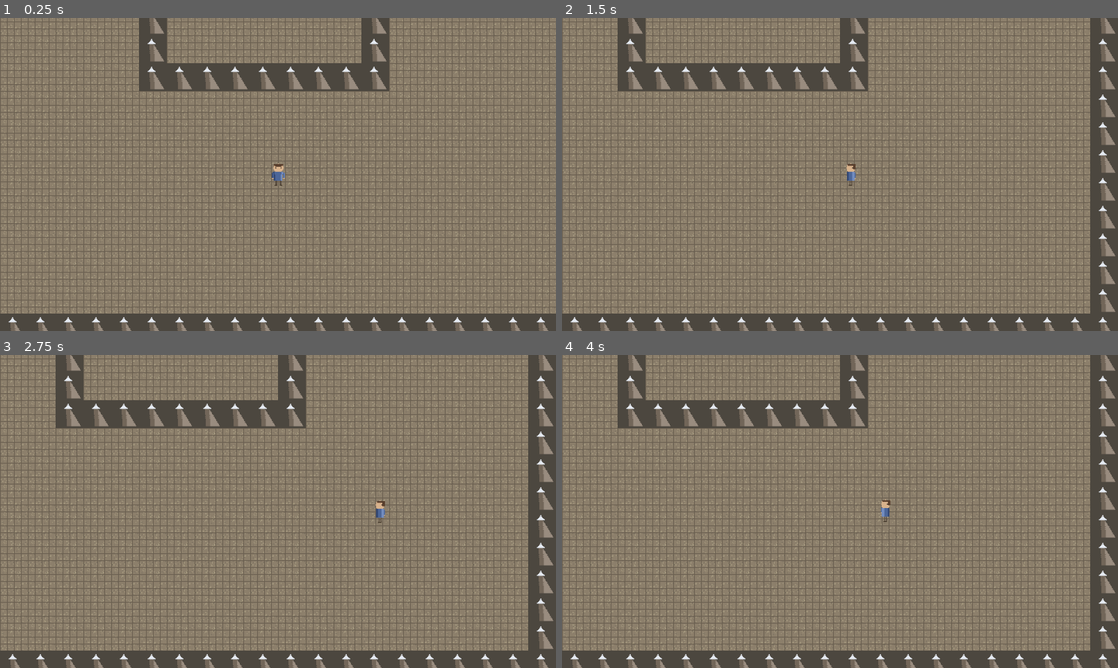
Above: before the commit, frames 1-4 (two rows, left to right).
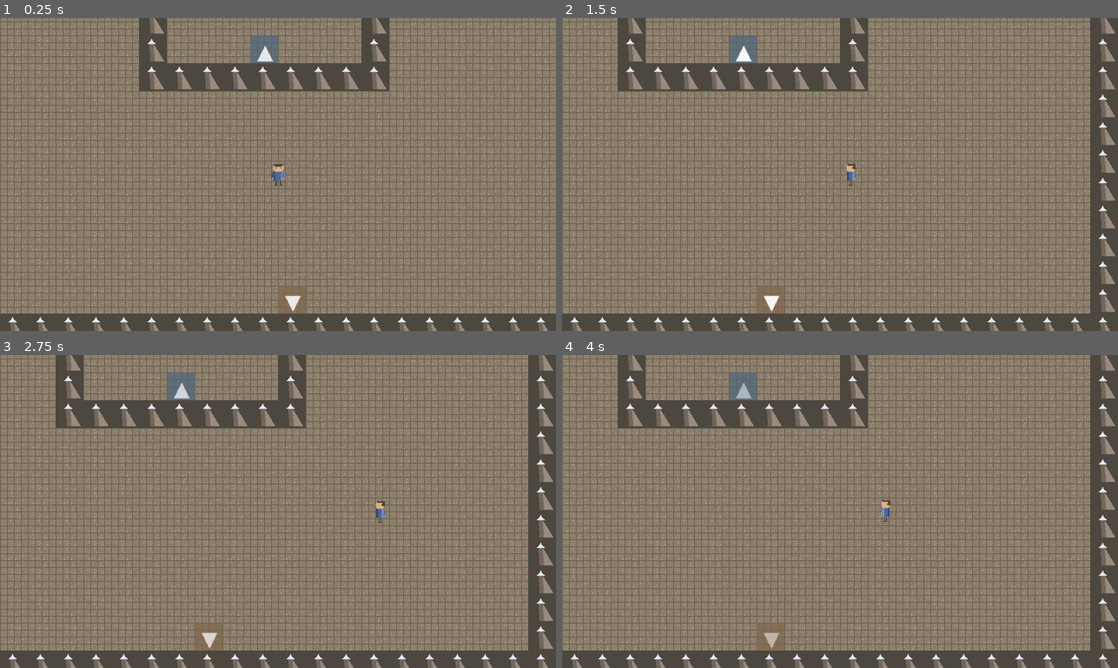
Above: after the commit, the same moments.

Repository: struktured-labs/cowardly-irregular
Game: Godot game, scene res://src/maps/dungeons/WhisperingCave.tscn
Same seed, same stepped clock (60 frames per second), same inputs: the game is played once before the commit and once after it. This scene is started directly instead of the project's main scene.
Inputs (mouse positions are in pixels of both pictures, inside the frame that each line leads up to):
- Up to frame 1 (0.25 s): no input
- Up to frame 2 (1.5 s): tap Enter at 0.5 s; move the mouse to (962, 158) at 0.52 s; hold Right (ui_right) 0.53-1.25 s; hold Tab (battle_toggle_auto) 0.53-1.25 s; click (962, 158) at 0.67 s; tap Z (ui_accept) at 0.77, 1.07 s; drag from (728, 190) to (751, 49) at 1.27 s
- Up to frame 3 (2.75 s): move the mouse to (333, 442) at 2.02 s; hold Right (ui_right) from 2.03 s (still down); hold L (battle_defer) from 2.03 s (still down); tap Tab (battle_toggle_auto) at 2.3 s
- Up to frame 4 (4 s): release Right (ui_right) at 2.75 s; release L (battle_defer) at 2.75 s; drag from (812, 574) to (773, 636) at 2.77 s; move the mouse to (1006, 558) at 3.52 s; hold Left (ui_left) from 3.53 s (still down); hold Shift from 3.53 s (still down); tap Z (ui_accept) at 3.77 s; tap Tab (battle_toggle_auto) at 3.8 s

The runs differ from the first frame. In frame 1, 0.6% of the frame differs, in the area x 45-55%, y 5-95%; in frame 2, 0.6%, in the area x 30-40%, y 5-95%; in frame 3, 0.6%; in frame 4, 0.6%.

Commit message:
Fix Select button, add stair visuals, fix shop positioning
Fixes:
1. Select Button Autobattle (Reliable):
   - Moved Select handling from _unhandled_input to _input
   - Now runs with highest priority before Win98Menu
   - Removed duplicate handling and debug code
   - Should work immediately on player turn

2. Cave Stair Visuals:
   - Added visible markers for stairs up (▲) and down (▼)
   - Blue-tinted background for up stairs
   - Brown-tinted background for down stairs
   - Pulsing animation to draw attention
   - Previously stairs were invisible floor tiles

3. Shop Menu Positioning:
   - Changed ShopScene from Control to CanvasLayer
   - CanvasLayer renders in screen space (not world space)
   - Menu now appears at correct screen coordinates
   - No longer affected by camera transforms

Co-Authored-By: Claude Sonnet 4.5 <noreply@anthropic.com>

Diff:
--- a/src/battle/BattleScene.gd
+++ b/src/battle/BattleScene.gd
@@ -2246,6 +2246,32 @@
 
 
 ## Win98 Menu Functions
+
+func _input(event: InputEvent) -> void:
+	"""Handle high-priority inputs like Select button"""
+	# Handle autobattle toggle with highest priority
+	var is_select_pressed = event.is_action_pressed("battle_toggle_auto") and not event.is_echo()
+
+	if is_select_pressed:
+		var is_player_selecting = BattleManager.current_state == BattleManager.BattleState.PLAYER_SELECTING
+		var is_in_selection_phase = BattleManager.current_state == BattleManager.BattleState.SELECTION_PHASE or \
+									BattleManager.current_state == BattleManager.BattleState.PLAYER_SELECTING or \
+									BattleManager.current_state == BattleManager.BattleState.ENEMY_SELECTING
+		var is_executing = BattleManager.current_state == BattleManager.BattleState.EXECUTION_PHASE or \
+						   BattleManager.current_state == BattleManager.BattleState.PROCESSING_ACTION
+
+		if is_player_selecting or is_in_selection_phase:
+			# During selection: Enable autobattle for ALL players
+			_enable_all_autobattle()
+			get_viewport().set_input_as_handled()
+			return
+		elif is_executing:
+			# During execution: Toggle autobattle
+			_toggle_cancel_all_autobattle()
+			get_viewport().set_input_as_handled()
+			return
+
+
 func _unhandled_input(event: InputEvent) -> void:
 	"""Handle input for menu and Advance/Defer controls"""
 	var current = BattleManager.current_combatant
@@ -2255,26 +2281,6 @@
 	var is_in_selection_phase = BattleManager.current_state == BattleManager.BattleState.SELECTION_PHASE or \
 								BattleManager.current_state == BattleManager.BattleState.PLAYER_SELECTING or \
 								BattleManager.current_state == BattleManager.BattleState.ENEMY_SELECTING
-
-	# Handle autobattle toggle via Select button (Tab on keyboard, Back/Select on controller)
-	# Uses battle_toggle_auto action for robust controller support
-	var is_select_pressed = event.is_action_pressed("battle_toggle_auto") and not event.is_echo()
-
-	if is_select_pressed:
-		if is_player_selecting or is_in_selection_phase:
-			# During selection: Enable autobattle for ALL players and start battle immediately
-			_enable_all_autobattle()
-			get_viewport().set_input_as_handled()
-			return
-		elif is_executing:
-			# During execution: Select TOGGLES autobattle (cancel if on, re-enable if pending cancel)
-			_toggle_cancel_all_autobattle()
-			get_viewport().set_input_as_handled()
-			return
-
-	# DEBUGGING: Print when Select button doesn't trigger
-	if event.is_action_pressed("battle_toggle_auto") and not event.is_echo():
-		print("[DEBUG] Select pressed but conditions not met: is_player_selecting=%s, is_in_selection_phase=%s, is_executing=%s, state=%s" % [is_player_selecting, is_in_selection_phase, is_executing, BattleManager.current_state])
 
 	# Handle B/Cancel button during execution to cancel autobattle
 	# Use ui_cancel action which maps correctly across controller types
--- a/src/exploration/ShopScene.gd
+++ b/src/exploration/ShopScene.gd
@@ -1,4 +1,4 @@
-extends Control
+extends CanvasLayer
 class_name ShopScene
 
 ## FF5-Style Shop System
@@ -34,6 +34,7 @@
 
 
 func _ready() -> void:
+	layer = 10  # Render above game world
 	_setup_ui()
 	_open_main_menu()
 
--- a/src/maps/dungeons/WhisperingCave.gd
+++ b/src/maps/dungeons/WhisperingCave.gd
@@ -33,6 +33,9 @@
 
 ## Area transitions
 var transitions: Node2D
+
+## Stair sprites
+var stair_sprites: Node2D
 
 ## Spawn points
 var spawn_points: Dictionary = {}
@@ -216,6 +219,11 @@
 	transitions.name = "Transitions"
 	add_child(transitions)
 
+	# Create stair sprites container
+	stair_sprites = Node2D.new()
+	stair_sprites.name = "StairSprites"
+	add_child(stair_sprites)
+
 
 func _generate_map_for_floor(floor_num: int) -> void:
 	"""Generate map for specific floor"""
@@ -250,6 +258,9 @@
 	# Setup transitions for this floor
 	_setup_transitions_for_floor(floor_num)
 
+	# Add visual markers for stairs
+	_add_stair_visuals()
+
 
 func _char_to_tile_type(char: String) -> int:
 	match char:
@@ -314,6 +325,52 @@
 		transitions.add_child(boss_trans)
 
 
+func _add_stair_visuals() -> void:
+	"""Add visual markers for stairs"""
+	# Clear existing stair sprites
+	for child in stair_sprites.get_children():
+		child.queue_free()
+
+	# Stairs up marker
+	if spawn_points.has("stairs_up"):
+		var up_marker = _create_stair_marker(spawn_points["stairs_up"], true)
+		stair_sprites.add_child(up_marker)
+
+	# Stairs down marker
+	if spawn_points.has("stairs_down"):
+		var down_marker = _create_stair_marker(spawn_points["stairs_down"], false)
+		stair_sprites.add_child(down_marker)
+
+
+func _create_stair_marker(position: Vector2, is_up: bool) -> Node2D:
+	"""Create a visual marker for stairs"""
+	var marker = Node2D.new()
+	marker.position = position
+
+	# Background tile with different color
+	var bg = ColorRect.new()
+	bg.size = Vector2(TILE_SIZE, TILE_SIZE)
+	bg.position = Vector2(-TILE_SIZE/2, -TILE_SIZE/2)
+	bg.color = Color(0.3, 0.4, 0.5, 0.7) if is_up else Color(0.5, 0.4, 0.3, 0.7)
+	marker.add_child(bg)
+
+	# Arrow indicator
+	var label = Label.new()
+	label.text = "▲" if is_up else "▼"
+	label.position = Vector2(-8, -12)
+	label.add_theme_font_size_override("font_size", 24)
+	label.add_theme_color_override("font_color", Color.WHITE)
+	marker.add_child(label)
+
+	# Pulsing animation
+	var tween = create_tween()
+	tween.set_loops()
+	tween.tween_property(label, "modulate:a", 0.5, 0.8)
+	tween.tween_property(label, "modulate:a", 1.0, 0.8)
+
+	return marker
+
+
 func _setup_transition_collision(trans: Area2D, size: Vector2) -> void:
 	# Set collision layers for interaction
 	trans.collision_layer = 4  # Interactable layer
